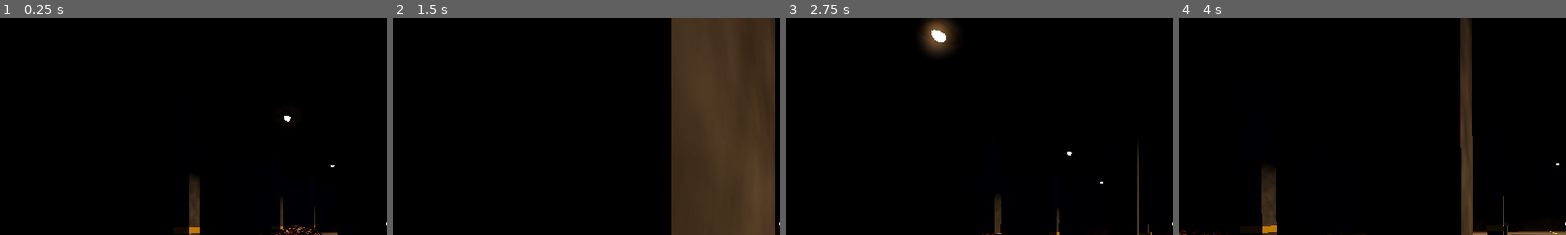
Above: before the commit, frames 1-4 (left to right).
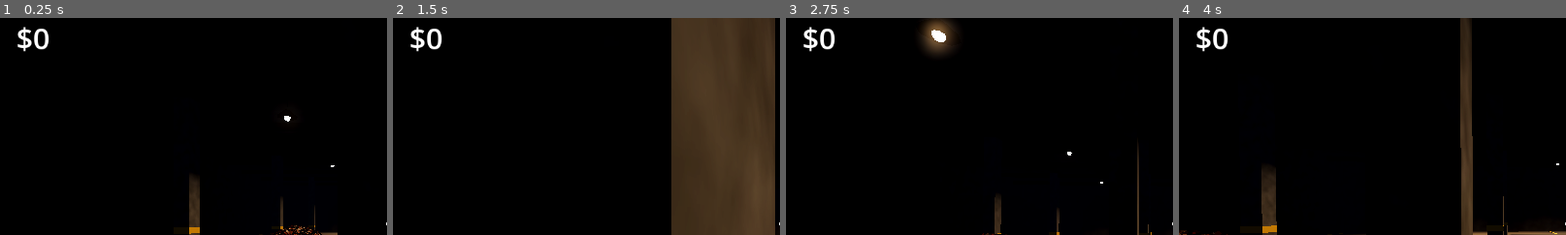
Above: after the commit, the same moments.

Repository: nithinyanna10/nuts_bolts
Game: Godot game, scene res://scenes/main/main.tscn
The game is run twice, just before and just after one commit, with the same random seed, the same clock (stepped at 60 frames per second) and the same inputs.
Inputs (mouse positions are % of the whole screen's width and height, from its top left):
- Up to frame 1 (0.25 s): no input
- Up to frame 2 (1.5 s): move the mouse to (55, 50) at 0.52 s; press the mouse at (55, 50) at 0.53 s; hold W (move_forward) from 0.53 s (still down); tap Space (jump) at 0.77 s; move the mouse to (45, 50) at 1.27 s; release the mouse at (45, 50) at 1.28 s; tap Shift (sprint) at 1.35 s
- Up to frame 3 (2.75 s): keep holding W (move_forward); tap Space (jump) at 1.52 s; click (45, 50) at 1.55 s; move the mouse to (52, 48) at 2.02 s; hold B (toggle_head_bob) from 2.03 s (still down); click (52, 48) at 2.3 s
- Up to frame 4 (4 s): keep holding W (move_forward); move the mouse to (49, 52) at 2.77 s; release B (toggle_head_bob) at 2.78 s; click (49, 52) at 2.85 s; tap Space (jump) at 3.02, 3.77 s; move the mouse to (57, 51) at 3.52 s; press the mouse at (57, 51) at 3.53 s
The pictures show only the part of the screen within x 0-50%, y 3-53%; the shares and areas given below are measured in that part.

The runs differ from the first frame. In frame 1, 0.5% of the frame differs, in the area x 4-13%, y 4-16%; in frame 2, 0.5%; in frame 3, 0.5%; in frame 4, 0.5%.

Commit message:
Add hand pickup, economy autoload, money HUD, floating text, streak

Diff:
--- a/project.godot
+++ b/project.godot
@@ -5,6 +5,11 @@
 config/name="Where's That Screw?"
 run/main_scene="res://scenes/main/main.tscn"
 config/features=PackedStringArray("4.4", "Forward Plus")
+
+[autoload]
+
+EventBus="*res://scripts/event_bus.gd"
+Economy="*res://scripts/economy/economy.gd"
 
 [input]
 move_forward={
@@ -35,6 +40,10 @@
 "deadzone": 0.5,
 "events": [Object(InputEventKey,"resource_local_to_scene":false,"resource_name":"","device":-1,"window_id":0,"alt_press …(191 unchanged characters)…
 }
+pickup={
+"deadzone": 0.5,
+"events": [Object(InputEventMouseButton,"resource_local_to_scene":false,"resource_name":"","device":-1,"window_id":0,"alt_pressed":false,"shift_pressed":false,"ctrl_pressed":false,"meta_pressed":false,"button_mask":1,"position":Vector2(0, 0),"global_position":Vector2(0, 0),"factor":1.0,"button_index":1,"canceled":false,"pressed":true,"double_click":false,"script":null)]
+}
 
 [physics]
 3d/physics_engine="Jolt Physics"
--- a/scenes/main/main.tscn
+++ b/scenes/main/main.tscn
@@ -1,10 +1,13 @@
-[gd_scene load_steps=6 format=3]
+[gd_scene load_steps=8 format=3]
 
 [ext_resource type="PackedScene" path="res://scenes/warehouse/warehouse.tscn" id="1"]
 [ext_resource type="PackedScene" path="res://scenes/player/player.tscn" id="2"]
 [ext_resource type="PackedScene" path="res://scenes/ui/crosshair.tscn" id="3"]
 [ext_resource type="PackedScene" path="res://scenes/screws/screw_pile.tscn" id="4"]
 [ext_resource type="PackedScene" path="res://scenes/ui/hud.tscn" id="5"]
+
+[ext_resource type="Script" path="res://scripts/collection/streak_tracker.gd" id="6"]
+[ext_resource type="Script" path="res://scripts/economy/floating_text_spawner.gd" id="7"]
 
 [node name="Main" type="Node3D"]
 
@@ -31,3 +34,9 @@
 [node name="Crosshair" parent="." instance=ExtResource("3")]
 
 [node name="Hud" parent="." instance=ExtResource("5")]
+
+[node name="StreakTracker" type="Node" parent="."]
+script = ExtResource("6")
+
+[node name="FloatingTextSpawner" type="Node" parent="."]
+script = ExtResource("7")
--- a/scenes/player/player.tscn
+++ b/scenes/player/player.tscn
@@ -1,6 +1,7 @@
-[gd_scene load_steps=3 format=3]
+[gd_scene load_steps=4 format=3]
 
 [ext_resource type="Script" path="res://scripts/player/player.gd" id="1"]
+[ext_resource type="Script" path="res://scripts/collection/hand_collector.gd" id="2"]
 
 [sub_resource type="CapsuleShape3D" id="1"]
 radius = 0.4
@@ -19,3 +20,6 @@
 [node name="Camera3D" type="Camera3D" parent="Head"]
 current = true
 far = 120.0
+
+[node name="HandCollector" type="Node" parent="Head/Camera3D"]
+script = ExtResource("2")
--- a/scenes/ui/hud.tscn
+++ b/scenes/ui/hud.tscn
@@ -1,13 +1,42 @@
-[gd_scene load_steps=3 format=3]
+[gd_scene load_steps=7 format=3]
 
 [ext_resource type="Script" path="res://scripts/ui/fps_counter.gd" id="1"]
+[ext_resource type="Script" path="res://scripts/ui/money_counter.gd" id="2"]
+[ext_resource type="Script" path="res://scripts/ui/streak_display.gd" id="3"]
 
 [sub_resource type="LabelSettings" id="1"]
 font_size = 22
 outline_size = 6
 outline_color = Color(0, 0, 0, 0.8)
 
+[sub_resource type="LabelSettings" id="2"]
+font_size = 44
+outline_size = 10
+outline_color = Color(0, 0, 0, 0.8)
+
+[sub_resource type="LabelSettings" id="3"]
+font_size = 28
+outline_size = 8
+outline_color = Color(0, 0, 0, 0.8)
+
 [node name="Hud" type="CanvasLayer"]
+
+[node name="Money" type="Label" parent="."]
+offset_left = 24.0
+offset_top = 16.0
+offset_right = 320.0
+offset_bottom = 72.0
+text = "$0"
+label_settings = SubResource("2")
+script = ExtResource("2")
+
+[node name="Streak" type="Label" parent="."]
+offset_left = 26.0
+offset_top = 76.0
+offset_right = 320.0
+offset_bottom = 116.0
+label_settings = SubResource("3")
+script = ExtResource("3")
 
 [node name="Fps" type="Label" parent="."]
 anchors_preset = 1
--- /dev/null
+++ b/scripts/collection/hand_collector.gd
@@ -0,0 +1,75 @@
+class_name HandCollector
+extends Node
+## Child of the camera. Click (or hold) to grab the screw nearest to where the crosshair ray hits a pile.
+## The grabbed screw flies to the hand inside its own MultiMesh, shrinking, then is hidden.
+
+class Flight:
+	var pile: ScrewPile
+	var index: int
+	var start: Transform3D
+	var t: float = 0.0
+
+@export var reach: float = 4.0
+@export var pickup_radius: float = 0.6
+@export var pickup_cooldown: float = 0.1 ## also the rate while holding the button
+@export var ray_collision_mask: int = 1
+@export var screw_values: Array[int] = [1, 1] ## base value per ScrewPile.ScrewType
+
+@export_group("Flight")
+@export var flight_time: float = 0.25
+@export var flight_target_offset: Vector3 = Vector3(0.15, -0.2, -0.35) ## camera space
+@export var flight_arc: float = 0.15
+@export var flight_spin: float = 6.0 ## radians over the flight
+
+var _flights: Array[Flight] = []
+var _cooldown: float = 0.0
+
+@onready var _camera: Camera3D = get_parent()
+
+
+func _physics_process(delta: float) -> void:
+	_cooldown -= delta
+	if _cooldown <= 0.0 and Input.mouse_mode == Input.MOUSE_MODE_CAPTURED and Input.is_action_pressed("pickup"):
+		if _try_pickup():
+			_cooldown = pickup_cooldown
+
+
+func _process(delta: float) -> void:
+	for i in range(_flights.size() - 1, -1, -1):
+		var flight: Flight = _flights[i]
+		if not is_instance_valid(flight.pile):
+			_flights.remove_at(i)
+			continue
+		flight.t += delta / flight_time
+		var k: float = minf(flight.t, 1.0)
+		var e: float = k * k # ease-in: accelerates into the hand
+		var target: Vector3 = _camera.global_transform * flight_target_offset
+		var origin: Vector3 = flight.start.origin.lerp(target, e) + Vector3.UP * sin(k * PI) * flight_arc
+		var basis: Basis = (Basis(Vector3.UP, e * flight_spin) * flight.start.basis).scaled(Vector3.ONE * (1.0 - e))
+		flight.pile.set_screw_world_transform(flight.index, Transform3D(basis, origin))
+		if flight.t >= 1.0:
+			flight.pile.hide_screw(flight.index)
+			_flights.remove_at(i)
+
+
+func _try_pickup() -> bool:
+	var from: Vector3 = _camera.global_position
+	var to: Vector3 = from - _camera.global_basis.z * reach
+	var query := PhysicsRayQueryParameters3D.create(from, to, ray_collision_mask)
+	var hit: Dictionary = _camera.get_world_3d().direct_space_state.intersect_ray(query)
+	if hit.is_empty():
+		return false
+	var pile := (hit["collider"] as Node).get_parent() as ScrewPile
+	if pile == null:
+		return false
+	var index: int = pile.find_nearest(hit["position"], pickup_radius)
+	if index < 0 or not pile.claim_screw(index):
+		return false
+
+	var flight := Flight.new()
+	flight.pile = pile
+	flight.index = index
+	flight.start = pile.get_screw_world_transform(index)
+	_flights.append(flight)
+	EventBus.screw_picked.emit(screw_values[pile.get_screw_type(index)], flight.start.origin)
+	return true
--- /dev/null
+++ b/scripts/collection/streak_tracker.gd
@@ -0,0 +1,36 @@
+class_name StreakTracker
+extends Node
+## Turns rapid pickups into a streak multiplier and pays out the (multiplied) value.
+
+@export var streak_timeout: float = 1.2
+@export var picks_per_level: int = 5
+@export var max_multiplier: int = 5
+
+var _streak: int = 0
+var _timer: Timer
+
+
+func _ready() -> void:
+	_timer = Timer.new()
+	_timer.one_shot = true
+	_timer.timeout.connect(_reset)
+	add_child(_timer)
+	EventBus.screw_picked.connect(_on_screw_picked)
+
+
+func _on_screw_picked(base_value: int, world_position: Vector3) -> void:
+	_streak += 1
+	_timer.start(streak_timeout)
+	var multiplier: int = _multiplier()
+	EventBus.streak_changed.emit(_streak, multiplier)
+	Economy.add_money(base_value * multiplier, world_position)
+
+
+@warning_ignore("integer_division")
+func _multiplier() -> int:
+	return mini(1 + _streak / picks_per_level, max_multiplier)
+
+
+func _reset() -> void:
+	_streak = 0
+	EventBus.streak_changed.emit(0, 1)
--- /dev/null
+++ b/scripts/economy/economy.gd
@@ -0,0 +1,11 @@
+extends Node
+## Autoload: owns the money total.
+
+signal money_changed(total: int, amount: int, world_position: Vector3)
+
+var money: int = 0
+
+
+func add_money(amount: int, world_position: Vector3 = Vector3.ZERO) -> void:
+	money += amount
+	money_changed.emit(money, amount, world_position)
--- /dev/null
+++ b/scripts/economy/floating_text_spawner.gd
@@ -0,0 +1,39 @@
+class_name FloatingTextSpawner
+extends Node
+## Spawns a "+$N" label at each payout that drifts up and fades.
+
+@export var rise_height: float = 0.9
+@export var lifetime: float = 0.85
+@export var spawn_offset: Vector3 = Vector3(0.0, 0.15, 0.0)
+@export var font_size: int = 64
+@export var pixel_size: float = 0.003
+@export var outline_size: int = 14
+@export var color: Color = Color(1.0, 0.88, 0.3)
+
+
+func _ready() -> void:
+	Economy.money_changed.connect(_on_money_changed)
+
+
+func _on_money_changed(_total: int, amount: int, world_position: Vector3) -> void:
+	var label := Label3D.new()
+	label.text = "+$%d" % amount
+	label.font_size = font_size
+	label.pixel_size = pixel_size
+	label.outline_size = outline_size
+	label.outline_modulate = Color(0.0, 0.0, 0.0, 0.85)
+	label.modulate = color
+	label.billboard = BaseMaterial3D.BILLBOARD_ENABLED
+	label.no_depth_test = true
+	label.shaded = false
+	label.top_level = true
+	label.scale = Vector3.ONE * 0.4
+	add_child(label)
+	label.global_position = world_position + spawn_offset
+
+	var tween: Tween = label.create_tween().set_parallel(true)
+	tween.tween_property(label, "scale", Vector3.ONE, 0.15).set_trans(Tween.TRANS_BACK).set_ease(Tween.EASE_OUT)
+	tween.tween_property(label, "position:y", label.position.y + rise_height, lifetime).set_trans(Tween.TRANS_CUBIC).set_ease(Tween.EASE_OUT)
+	tween.tween_property(label, "modulate:a", 0.0, lifetime * 0.5).set_delay(lifetime * 0.5)
+	tween.tween_property(label, "outline_modulate:a", 0.0, lifetime * 0.5).set_delay(lifetime * 0.5)
+	tween.chain().tween_callback(label.queue_free)
--- /dev/null
+++ b/scripts/event_bus.gd
@@ -0,0 +1,7 @@
+extends Node
+## Game-wide events. Emitters and listeners never reference each other directly.
+
+@warning_ignore("unused_signal")
+signal screw_picked(base_value: int, world_position: Vector3)
+@warning_ignore("unused_signal")
+signal streak_changed(streak: int, multiplier: int)
--- /dev/null
+++ b/scripts/ui/money_counter.gd
@@ -0,0 +1,38 @@
+extends Label
+## Money readout that ticks up toward the real total and punches on every payout.
+
+@export var tick_speed: float = 6.0 ## fraction of the remaining gap closed per second
+@export var min_tick_rate: float = 30.0 ## dollars per second, so small gaps still tick
+@export var punch_scale: float = 1.3
+@export var punch_time: float = 0.2
+
+var _target: int = 0
+var _shown: float = 0.0
+var _tween: Tween
+
+
+func _ready() -> void:
+	pivot_offset = Vector2(0.0, size.y * 0.5)
+	Economy.money_changed.connect(_on_money_changed)
+	_refresh()
+
+
+func _process(delta: float) -> void:
+	if _shown == float(_target):
+		return
+	var gap: float = absf(_target - _shown)
+	_shown = move_toward(_shown, _target, maxf(gap * tick_speed, min_tick_rate) * delta)
+	_refresh()
+
+
+func _on_money_changed(total: int, _amount: int, _world_position: Vector3) -> void:
+	_target = total
+	if _tween:
+		_tween.kill()
+	scale = Vector2.ONE * punch_scale
+	_tween = create_tween()
+	_tween.tween_property(self, "scale", Vector2.ONE, punch_time).set_trans(Tween.TRANS_BACK).set_ease(Tween.EASE_OUT)
+
+
+func _refresh() -> void:
+	text = "$%d" % roundi(_shown)
--- /dev/null
+++ b/scripts/ui/streak_display.gd
@@ -0,0 +1,28 @@
+extends Label
+## Shows the current streak and multiplier; hidden when there is no streak.
+
+@export var hot_color: Color = Color(1.0, 0.45, 0.1)
+@export var max_color_multiplier: int = 5
+@export var punch_scale: float = 1.25
+@export var punch_time: float = 0.15
+
+var _tween: Tween
+
+
+func _ready() -> void:
+	pivot_offset = Vector2(0.0, size.y * 0.5)
+	visible = false
+	EventBus.streak_changed.connect(_on_streak_changed)
+
+
+func _on_streak_changed(streak: int, multiplier: int) -> void:
+	visible = streak > 0
+	if not visible:
+		return
+	text = "x%d  streak %d" % [multiplier, streak]
+	modulate = Color.WHITE.lerp(hot_color, clampf((multiplier - 1.0) / (max_color_multiplier - 1.0), 0.0, 1.0))
+	if _tween:
+		_tween.kill()
+	scale = Vector2.ONE * punch_scale
+	_tween = create_tween()
+	_tween.tween_property(self, "scale", Vector2.ONE, punch_time).set_trans(Tween.TRANS_BACK).set_ease(Tween.EASE_OUT)
